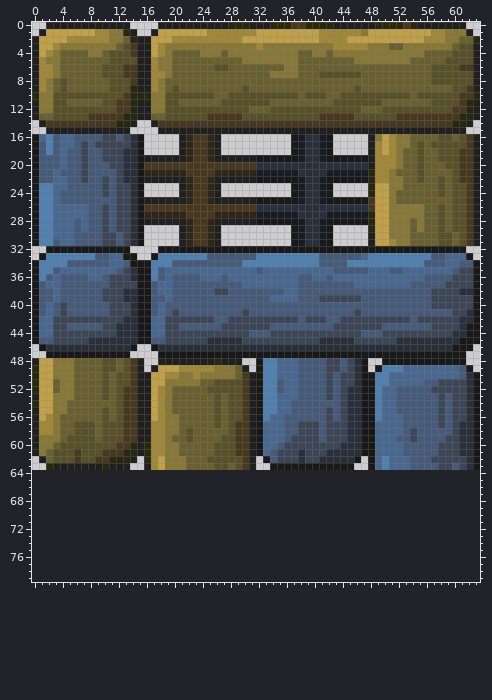
Two states of a sprite sheet, res/gfx/woodplat.png. Above is the file before it was changed.
The file is 64x64 pixels. The old version is drawn lined up with the new one, on the new canvas.
The same view after the edit:
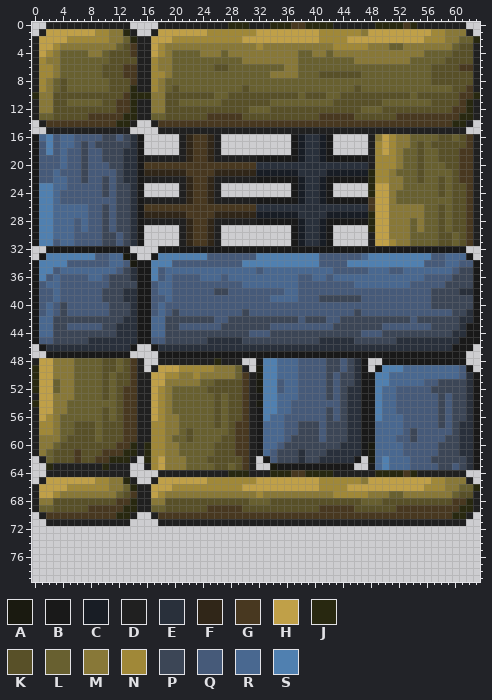
Palette (. is transparent): A #1a1a10  B #191919  C #181d25  D #202020  E #29303b  F #302618  G #483820  H #c0a048  J #282810  K #585028  L #686030  M #887838  N #a08838  P #3c4656  Q #465a79  R #496890  S #5080b0
Edits made:
canvas 64x64 -> 64x80
@@ x 0..63 @@
 63 ..JDDDDDDDJDDD..DNHMMMLLLLKKLKGD..ABBBBBBBBBBB..BRSRRRQQQQPPQPEB
-64 ................................................................
-65 ................................................................
-66 ................................................................
-67 ................................................................
-68 ................................................................
-69 ................................................................
-70 ................................................................
-71 ................................................................
+64 ..DDDDDDDDDDDD....DDDDDDDDDDJJJDDDJJJGGJJJJDDDDDDJJJJGJDDDDDDD..
+65 .DHHHHHHHNNMMJD..DHHHHHHHNNNNNNNHHHHHHHHHNNNNNNMHHHHHHHHHNNMMMD.
+66 DHHHHNNNNNNMMLJDDHHHNNNNNNNNNNHHHHHHHHHHHNNNNHHHHHHHHHHHNNNMMLLJ
+67 DHHNMMMMMMMMLKGDDHNMMMMMMMMMMMMMNMMMMMMMMMMNNNNNMMMLLMMMMMMMLKKD
+68 DMMKKKKKKKKKGGJDDMMKKKKKKKKKKKKLLLKKKKKKKKKKKKKLLLKKKKKKKKKKGGJD
+69 DLLKKKKKGGGGGJJDDLLKKKKKKGGGGGKKKKKKKKKKKGGGGGKKKKKKGGGGGGGGGJJD
+70 .DGGGGGGGGGGJJD..DGGGGGGGGGGGGGGGGGGGGGGGGGGGGGGGGGGGGGGGGGGJJD.
+71 ..DDDDDDDDDDDD....DDDDDDDDDDDDDDDDDDDDDDDDDDDDDDDDDDDDDDDDDDDD..
 72 ................................................................
Changed places in both pictures, as pixel boxes (x1, y1, x2, y2):
added: (32, 470, 480, 526)
